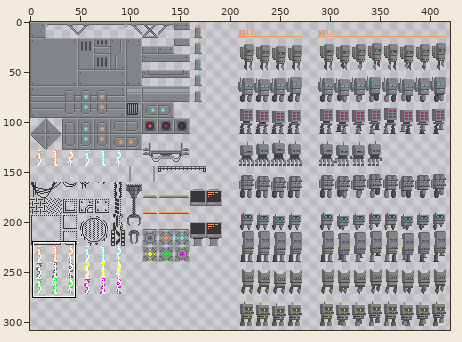
Two states of a sprite sheet, img/0x72_16x16RobotTileset.v1.png. Above, an overview of the earlier version with the close-up marked.
Close-up. Old version:
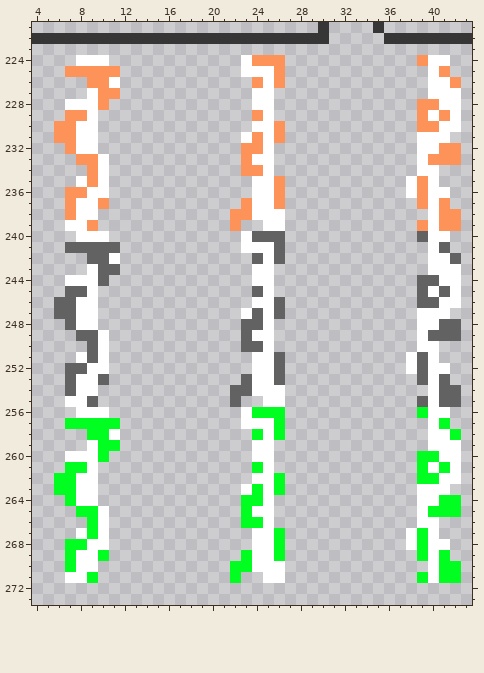
The file is 512x512 pixels. Colours within 5 levels of each other are drawn and written as one. Shown: x 4..43, y 221..273. The wide view leaves out empty margins. The commit also changed other parts of the picture, which this record leaves out.
And afterwards:
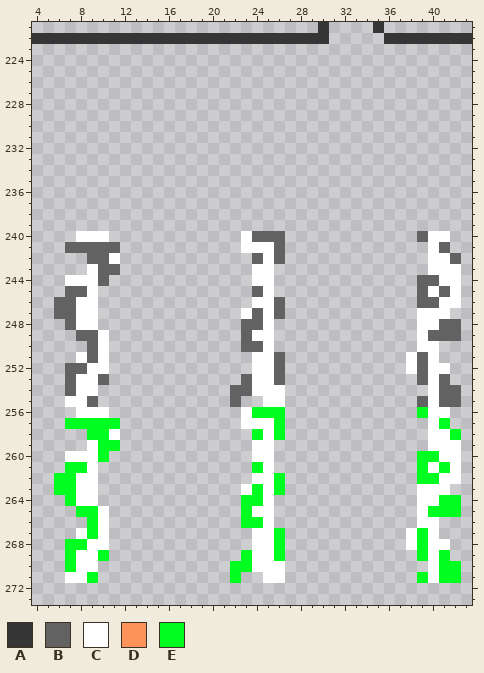
Palette (. is transparent): A #363636  B #626262  C #ffffff  D #fd9359  E #00ff21
The exact change:
Changed rows in their new state; - is an unchanged pixel.
first column x 6:
224 --...------------....------------...-
225 -.....-----------....-------------..-
226 ---...------------...-------------...
227 ---...------------..--------------...
228 -....-------------..-------------....
229 -...--------------..-------------....
230 ....--------------...------------....
231 ....-------------....------------...-
232 -...-------------...-------------....
233 --...------------...-------------....
234 ---..------------...-------------..--
235 --...-------------...-----------...--
236 -....-------------...-----------....-
237 -....------------....------------...-
238 -...------------.....-------------...
239 -...------------.--..------------....
